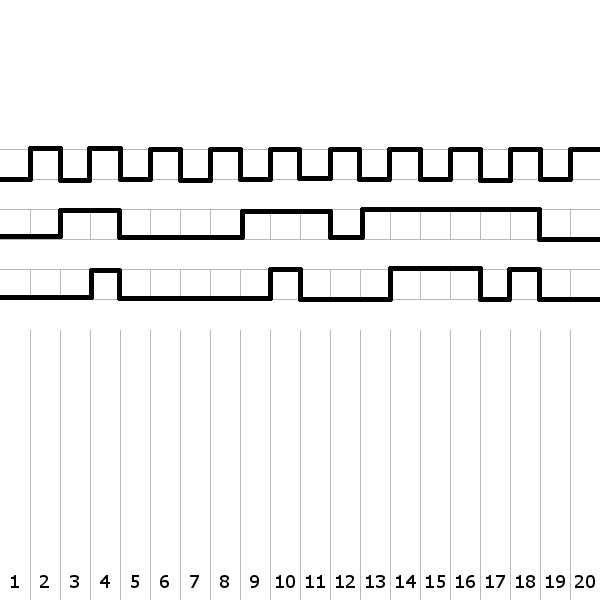
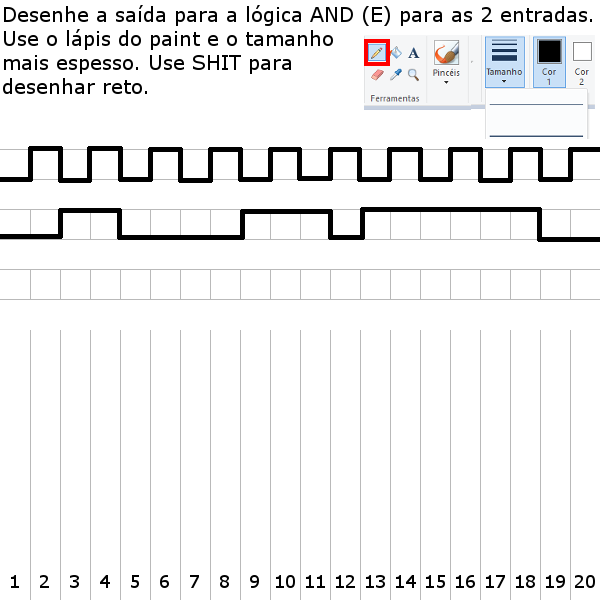
Before/after of a 600px x 600px layered artwork. What changed in the layer stack:
added layer "paint" above "gabarito OU" over (364, 35, 595, 139)
added layer "Desenhe a saída para a lógica ..." above "ondas" over (3, 5, 592, 94)
painted on "ondas" over (0, 266, 600, 302)
